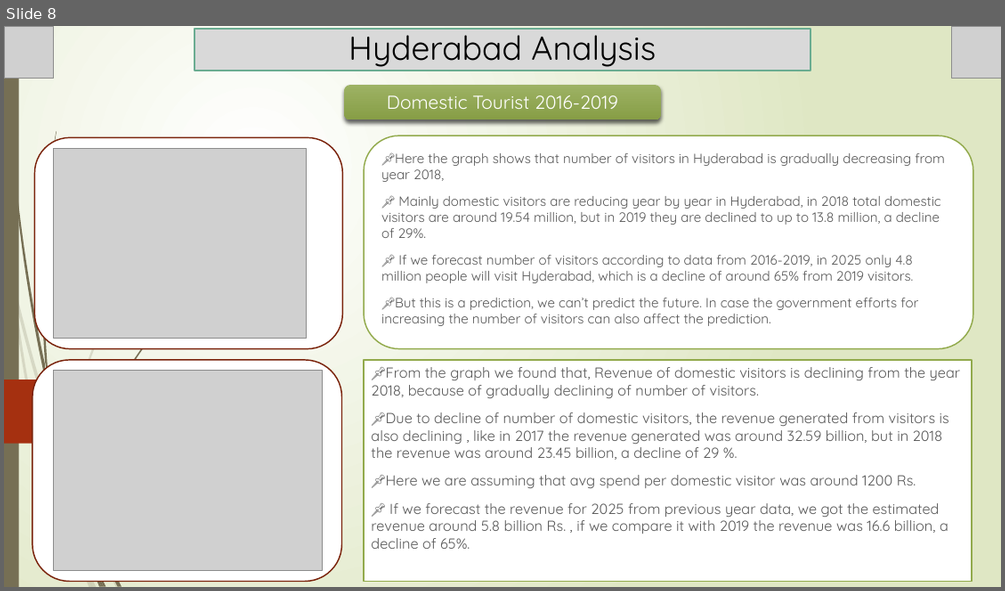
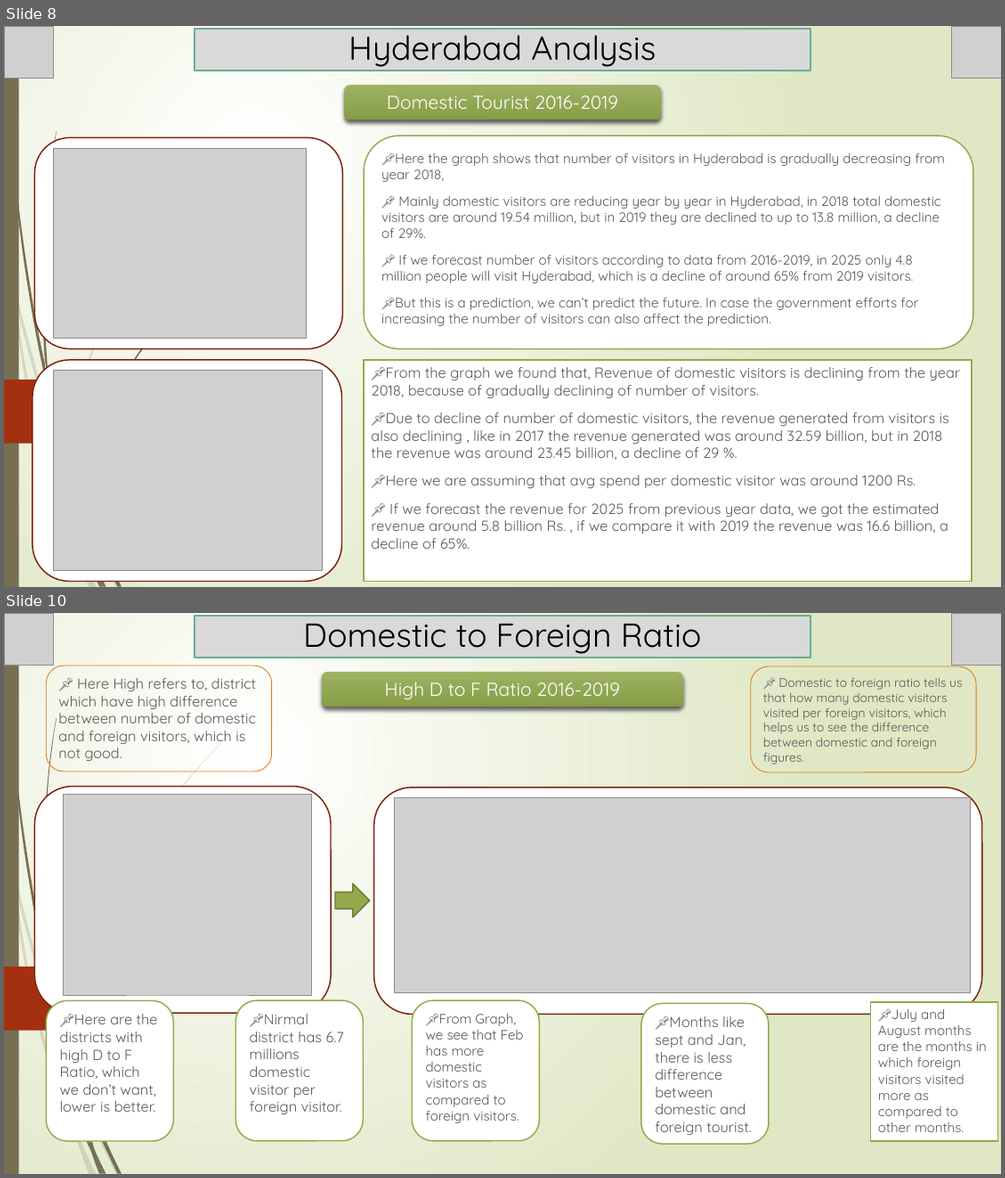
Before and after one commit to Kartik-Lohar/Telangana_Tourism, a slide deck: Tourism Challenge by Codebasics.pptx. Shown one above the other, each under a label of ours: slide 8 before the commit, slides 8 and 10 after it; the slides between them are not shown. The pictures are 1005x591 and 1005x1178 pixels, drawn with LibreOffice and Linux fonts; fonts in the diff are those of the drawing; grey boxes stand for pictures. Boxes give left, top, right and bottom in pixels: in the first picture for what was removed or moved away, otherwise in the second. Text is boxed around its words. In the diff, an @@ line names an element or a change of style, - is before the commit and + after.

Commit message:
added footfall ratio in PPT

```diff
--- a/Tourism Challenge by Codebasics.pptx
+++ b/Tourism Challenge by Codebasics.pptx
@@ slide 10 added at (x1=4, y1=613, x2=1001, y2=1174), background gradient #FFFFFF to #DFE8C4; not listed: 17 template elements that a slide beside it also shows @@
@@ picture added at (x1=4, y1=614, x2=53, y2=666) @@
@@ title added at (x1=194, y1=616, x2=811, y2=657), fill #D9D9D9, outline #6AAC91 1.25 pt, 32 pt, text #000000 @@
+Domestic to Foreign Ratio
@@ picture added at (x1=952, y1=614, x2=1001, y2=665) @@
@@ rounded rectangle added at (x1=46, y1=666, x2=272, y2=771), outline #DE7E18 0.75 pt, 14 pt, text #595959 @@
+📌 Here High refers to, district which have high difference between number of domestic and foreign visitors, which is not good.
@@ rounded rectangle added at (x1=322, y1=672, x2=684, y2=706), fill gradient #9DB265 to #889E47, 18 pt, text #FFFFFF @@
+High D to F Ratio 2016-2019
@@ rounded rectangle added at (x1=751, y1=666, x2=977, y2=773), outline #DE7E18 0.75 pt, 11.9 pt, text #595959 @@
+📌 Domestic to foreign ratio tells us that how many domestic visitors visited per foreign visitors, which helps us to see the difference between domestic and foreign figures.
@@ rounded rectangle added at (x1=34, y1=787, x2=331, y2=1013), fill #FFFFFF, outline #7A240C 1.25 pt @@
@@ picture added at (x1=63, y1=795, x2=311, y2=995) @@
@@ rounded rectangle added at (x1=374, y1=787, x2=982, y2=1013), fill #FFFFFF, outline #7A240C 1.25 pt @@
@@ picture added at (x1=395, y1=798, x2=971, y2=992) @@
@@ right arrow added at (x1=335, y1=884, x2=370, y2=917), fill #92AA4C, outline #6C7E38 1.25 pt @@
@@ freeform shape added at (x1=47, y1=970, x2=91, y2=1153), fill #766F54 @@
@@ freeform shape added at (x1=48, y1=966, x2=83, y2=1095), fill #766F54 @@
@@ rounded rectangle added at (x1=46, y1=1000, x2=173, y2=1141), fill #FFFFFF, outline #92AA4C 1.25 pt, 14 pt, text #595959 @@
+📌Here are the districts with high D to F Ratio, which we don’t want, lower is better.
@@ rounded rectangle added at (x1=235, y1=1000, x2=363, y2=1141), fill #FFFFFF, outline #92AA4C 1.25 pt, 14 pt, text #595959 @@
+📌Nirmal district has 6.7 millions domestic visitor per foreign visitor.
@@ rounded rectangle added at (x1=413, y1=1000, x2=540, y2=1141), fill #FFFFFF, outline #92AA4C 1.25 pt, 12.9 pt, text #595959 @@
+📌From Graph, we see that Feb has more domestic visitors as compared to foreign visitors.
@@ rounded rectangle added at (x1=641, y1=1004, x2=769, y2=1144), fill #FFFFFF, outline #92AA4C 1.25 pt, 14 pt, text #595959 @@
+📌Months like sept and Jan, there is less difference between domestic and foreign tourist.
@@ subtitle added at (x1=871, y1=1002, x2=998, y2=1141), fill #FFFFFF, outline #92AA4C 1.25 pt, 12.9 pt, text #595959 @@
+📌July and August months are the months in which foreign visitors visited more as compared to other months.
@@ freeform shape added at (x1=67, y1=1061, x2=82, y2=1144), fill #766F54 at 20% opacity @@
@@ freeform shape added at (x1=83, y1=1095, x2=95, y2=1151), fill #766F54 @@
```
Also in this commit, not shown: 1 slide changed, 3 other slides added, 1 other file.
